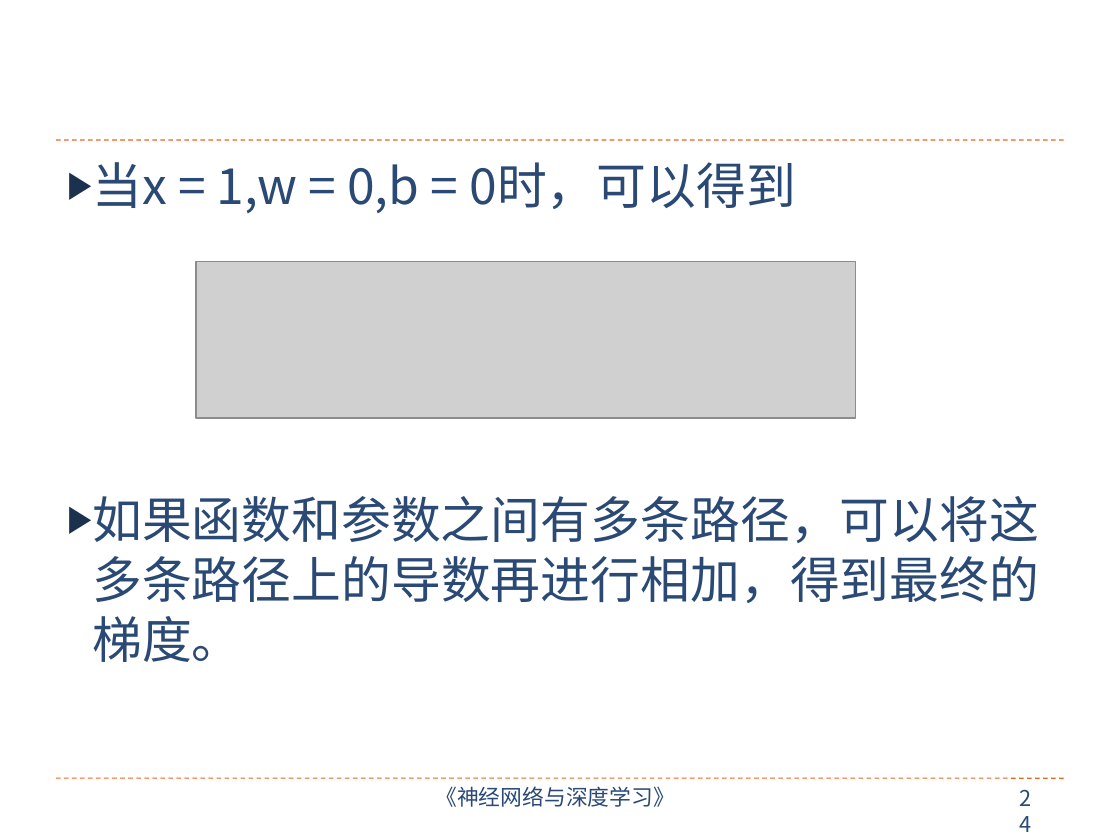
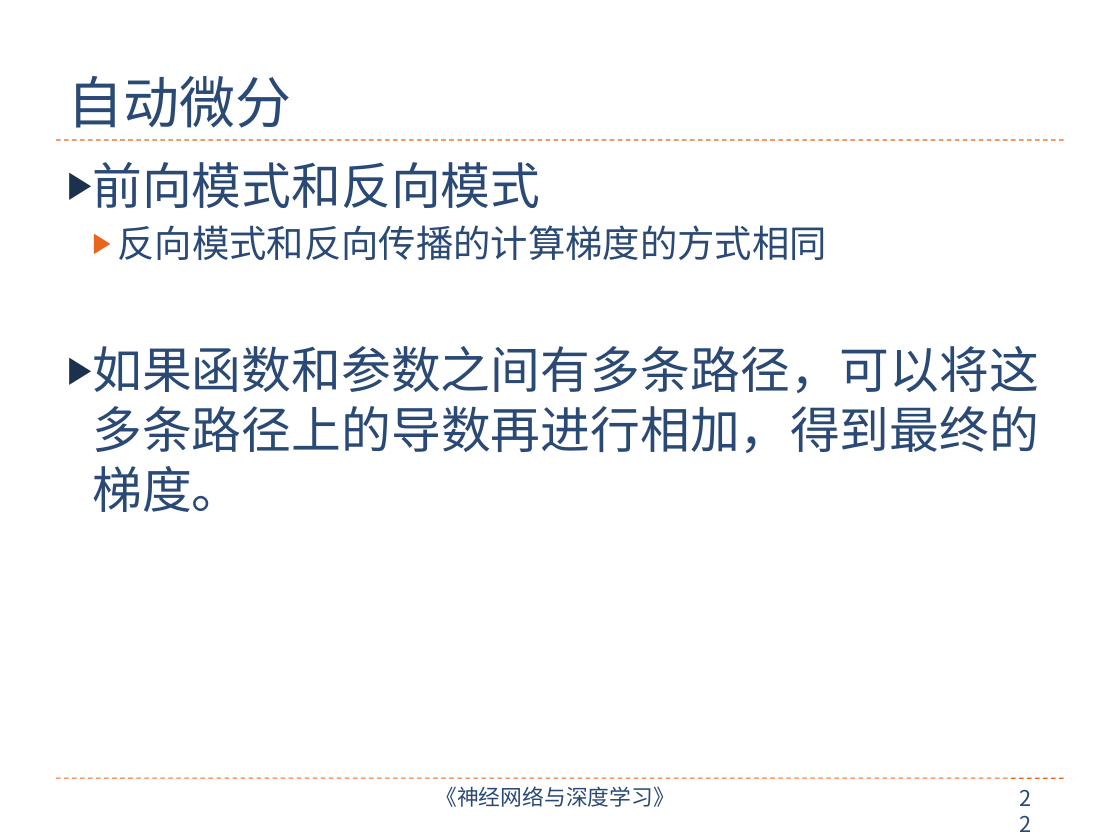
Before and after one commit to nndl/nndl.github.io, a slide deck: slide 22 of ppt/chap-前馈神经网络.pptx (slide 24 before the commit). Drawn at 1120x840 pixels with LibreOffice and Linux fonts; fonts in the diff are those of the drawing; grey boxes stand for pictures. Boxes give left, top, right and bottom in pixels: in the first picture for what was removed or moved away, otherwise in the second. Text is boxed around its words. In the diff, an @@ line names an element or a change of style, - is before the commit and + after.

```diff
--- a/ppt/chap-前馈神经网络.pptx
+++ b/ppt/chap-前馈神经网络.pptx
@@ title added at <box>67,76,291,128</box>, 36 pt, text #2A4A75 @@
+自动微分
@@ text at <box>92,162,827,260</box>: text changed; size 32 to 24 pt @@
-▶ 当x = 1,w = 0,b = 0时，可以得到
+▶ 前向模式和反向模式
+  ▶ 反向模式和反向传播的计算梯度的方式相同
@@ picture removed at <box>196,261,856,418</box> @@
@@ page number at <box>1008,780,1054,818</box>: text changed @@
-24
+22
```
Also in this commit, not shown: 10 other slides changed, 3 slides added, 4 slides removed.
